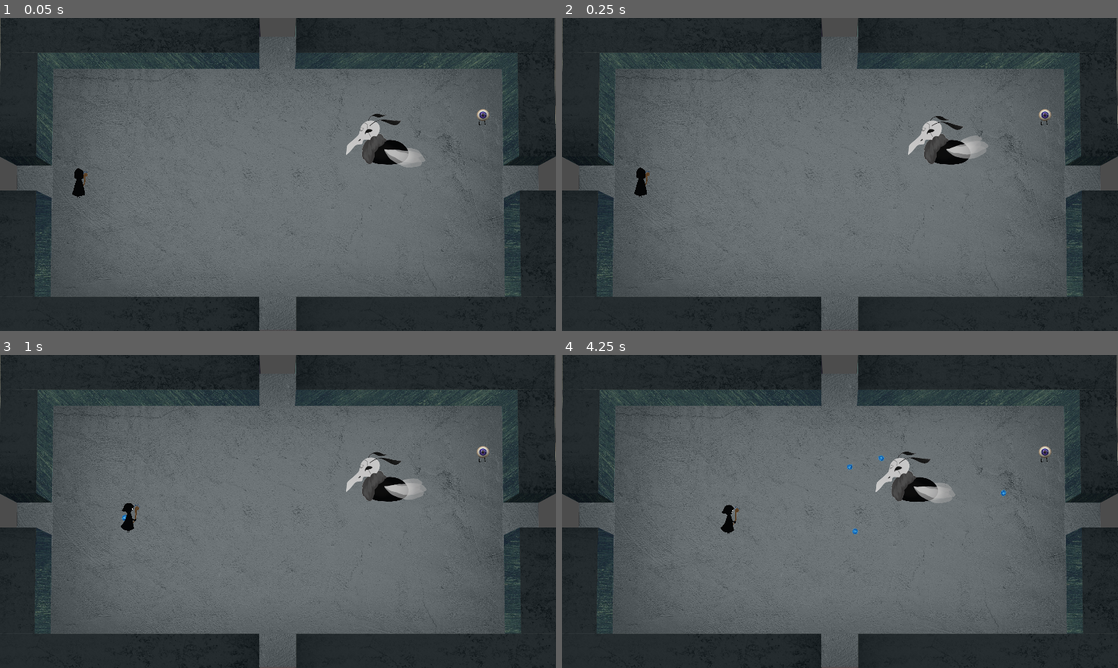
Above: before the commit, frames 1-4 (two rows, left to right).
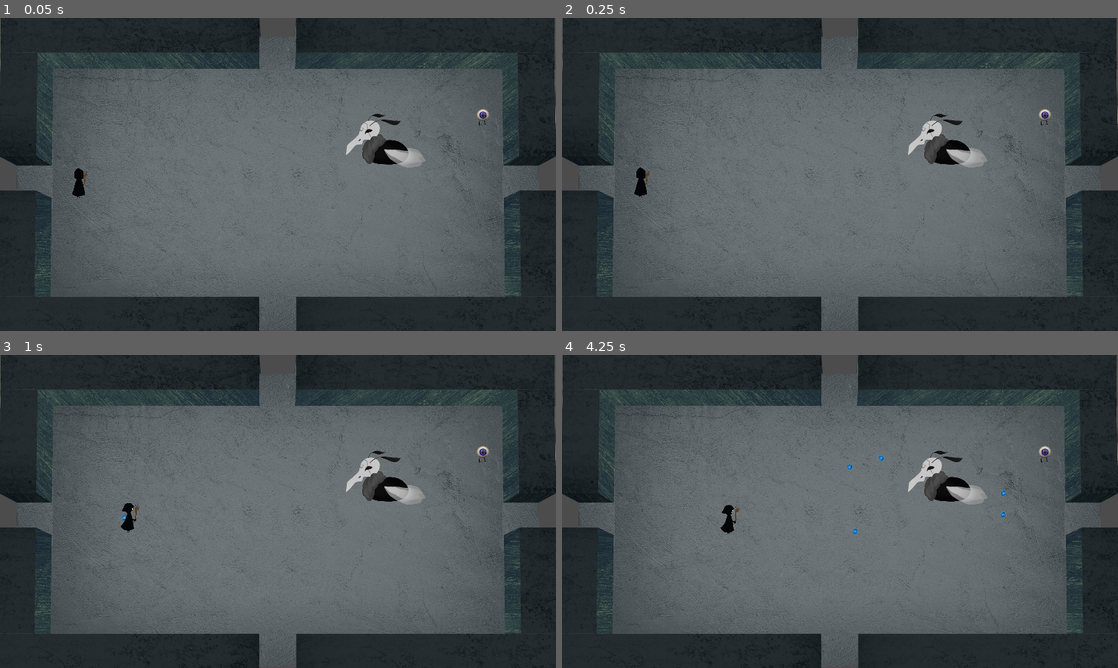
Above: after the commit, the same moments.

Repository: fleet3123/ggj2021
Game: Godot game, scene res://main.tscn
Two runs of this game, one before a commit and one after it. Both use one fixed random seed, a clock stepped at 60 frames per second and the inputs below.
Inputs (mouse positions are in pixels of both pictures, inside the frame that each line leads up to):
- Up to frame 1 (0.05 s): no input
- Up to frame 2 (0.25 s): no input
- Up to frame 3 (1 s): move the mouse to (400, 495) at 0.52 s; hold D (move_right) from 0.53 s (still down); tap Space (interact) at 0.6 s
- Up to frame 4 (4.25 s): move the mouse to (728, 527) at 1.27 s; release D (move_right) at 1.28 s; hold S (move_down) 1.28-2.03 s; tap Space (interact) every 0.75 s from 1.35 to 3.6 s; move the mouse to (895, 442) at 2.02 s; hold D (move_right) 2.03-2.78 s; move the mouse to (812, 574) at 2.77 s; hold W (move_up) 2.78-3.53 s; move the mouse to (1006, 558) at 3.52 s; hold A (move_left) from 3.53 s (still down)

Frame 1 is identical in both runs. In frame 2, 0.6% of the frame differs, in the area x 66-77%, y 30-48%; in frame 3, 0.4%; in frame 4, 1.8%, in the area x 56-80%, y 30-52%.
Error before the commit: Invalid get index 'camera_path' (on base: 'Node2D'). (res://Scripts/Exit.gd:42)
Error after the commit: Parse Error: Expected an indented block after "if". (res://Scripts/Enemy3.gd:74)

Commit message:
Enemy3 use a spawn point for bullet
Easier to manipulate und does not use magic number.

Diff:
--- a/Actors/Enemy3.tscn
+++ b/Actors/Enemy3.tscn
@@ -74,6 +74,9 @@
 position = Vector2( 0, -168 )
 frames = SubResource( 5 )
 frame = 2
+
+[node name="BulletSpawn" type="Position2D" parent="AnimatedSprite"]
+position = Vector2( -90.0312, -15.2096 )
 [connection signal="body_entered" from="Detection" to="." method="_on_Detection_body_entered"]
 [connection signal="body_entered" from="Attack" to="." method="_on_Attack_body_entered"]
 [connection signal="timeout" from="cooldownTimer" to="." method="_on_cooldownTimer_timeout"]
--- a/Scripts/Enemy3.gd
+++ b/Scripts/Enemy3.gd
@@ -56,11 +56,12 @@
     if direction.x > 0:
         if !animation.is_flipped_h():
             animation.set_flip_h(true)
+            $AnimatedSprite/BulletSpawn.position.x *= -1
 
     elif direction.x < 0:
         if animation.is_flipped_h():
             animation.set_flip_h(false)
-
+            $AnimatedSprite/BulletSpawn.position.x *= -1
 
     if $too_close.overlaps_body(target):
         move_and_slide((direction*(-1)) * (speed/2))
@@ -69,34 +70,30 @@
         move_and_slide(direction*speed)
 
 func attack_state():
+    if target != null:
     shoot()
     state = IDLE
 
 func shoot():
-    var curr_position = Vector2((global_position.x - 64), (global_position.y - 192))
     var b = Bullet2.instance()
-    b.set_direction((target.global_position - curr_position).normalized())
-    b.shoot()
-    if animation.is_flipped_h():
-        b.set_position(Vector2(curr_position.x+128, curr_position.y))
-    else:
-        b.set_position(curr_position)
+
+    $AnimatedSprite/BulletSpawn.look_at ( target.global_position )
+    b.set_direction ( $AnimatedSprite/BulletSpawn.get_global_transform() )
+
     b.set_target(target)
     owner.add_child(b)
+    b.shoot()
 
     cooldown = true
     cooldownTimer.start(2)
-
 
 func _on_cooldownTimer_timeout():
     cooldownTimer.stop()
     cooldown = false
 
-
 func _on_Attack_body_entered(body):
     if !cooldown:
         state = ATTACK
-
 
 func _on_Detection_body_entered(body):
     target = body
